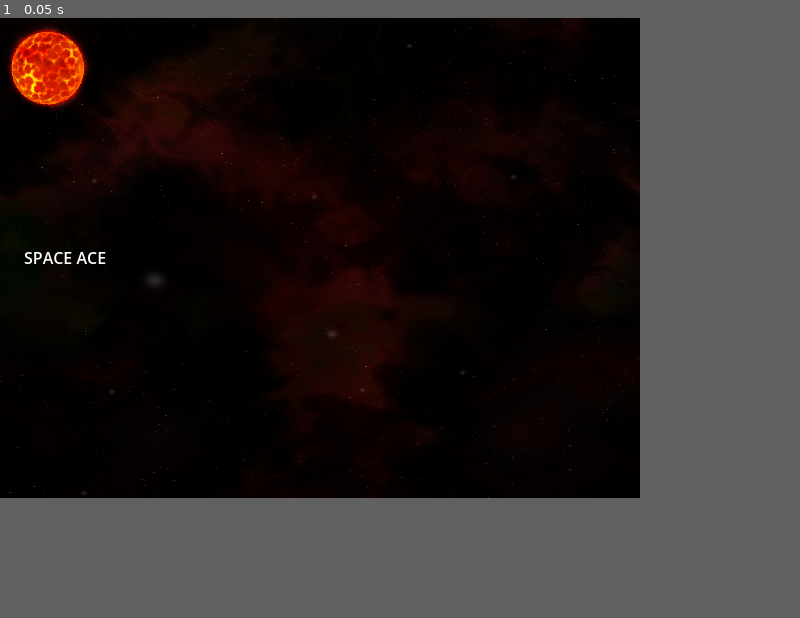
Above: before the commit, frame 1.
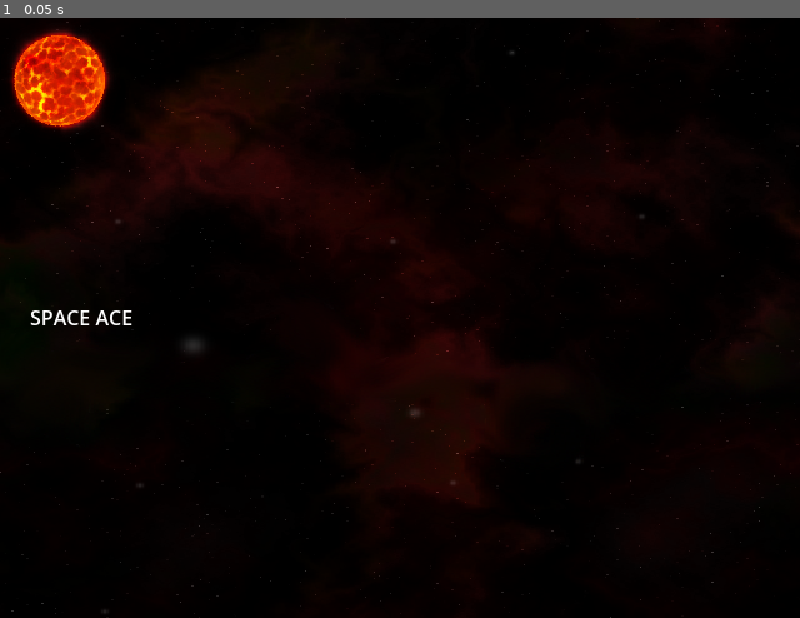
Above: after the commit, the same moment.

Repository: Mathorga/godot_training
Game: Godot game, scene res://Scenes/Main/Main.tscn
Same seed, same stepped clock (60 frames per second), same inputs: the game is played once before the commit and once after it.
Inputs:
- Up to frame 1 (0.05 s): no input
In our replay, the window is 640x480 before the commit and 800x600 after it. These sizes can differ from the game's own. Grey fills any space a smaller window leaves; there, only what the larger window draws over its background counts as a difference.

The runs differ from the first frame. In frame 1, 6.6% of the frame differs, in the area x 0-100%, y 0-100%.

Commit message:
Updated space ace project

Diff:
--- a/space_ace_starter/Scenes/Level/Level.tscn
+++ b/space_ace_starter/Scenes/Level/Level.tscn
@@ -6,18 +6,29 @@
 [ext_resource type="PackedScene" uid="uid://c8pkpg6y6ly4y" path="res://Scenes/ObjectMaker/ObjectMaker.tscn" id="4_k2uda"]
 [ext_resource type="AudioStream" uid="uid://t0l7khnjnye0" path="res://assets/sounds/loops/Mercury.wav" id="5_ksici"]
 
-[node name="Level" type="Node2D"]
+[node name="Level" type="Node2D" unique_id=44650437]
 
-[node name="ShakeCam" parent="." instance=ExtResource("2_4dwx7")]
+[node name="CanvasLayer" type="CanvasLayer" parent="." unique_id=1078715484]
+layer = -1
 
-[node name="LevelBg" parent="." instance=ExtResource("1_3hkb6")]
+[node name="BackgroundColor" type="ColorRect" parent="CanvasLayer" unique_id=902737523]
+anchors_preset = 15
+anchor_right = 1.0
+anchor_bottom = 1.0
+grow_horizontal = 2
+grow_vertical = 2
+color = Color(0, 0, 0, 1)
 
-[node name="ObjectMaker" parent="." instance=ExtResource("4_k2uda")]
+[node name="ShakeCam" parent="." unique_id=2078553448 instance=ExtResource("2_4dwx7")]
 
-[node name="Player" parent="." instance=ExtResource("3_4dwx7")]
+[node name="LevelBg" parent="." unique_id=1808205886 instance=ExtResource("1_3hkb6")]
+
+[node name="ObjectMaker" parent="." unique_id=736024470 instance=ExtResource("4_k2uda")]
+
+[node name="Player" parent="." unique_id=1399134068 instance=ExtResource("3_4dwx7")]
 position = Vector2(315, 424)
 
-[node name="Music" type="AudioStreamPlayer" parent="."]
+[node name="Music" type="AudioStreamPlayer" parent="." unique_id=1124732465]
 stream = ExtResource("5_ksici")
 volume_db = -10.0
 autoplay = true
--- a/space_ace_starter/Scenes/Main/Main.tscn
+++ b/space_ace_starter/Scenes/Main/Main.tscn
@@ -1,10 +1,10 @@
-[gd_scene load_steps=4 format=3 uid="uid://2ajn46ojd0r2"]
+[gd_scene format=3 uid="uid://2ajn46ojd0r2"]
 
 [ext_resource type="Texture2D" uid="uid://b2opofve3y3we" path="res://assets/backgrounds/GalaxyUno.png" id="1_i3fi7"]
 [ext_resource type="PackedScene" uid="uid://sqr4aejsdpl5" path="res://Scenes/Sun/Sun.tscn" id="2_o8wgc"]
 [ext_resource type="AudioStream" uid="uid://ch61rkn7lovsl" path="res://assets/sounds/loops/TitleScreen.mp3" id="4_aw1lf"]
 
-[node name="Main" type="Control"]
+[node name="Main" type="Control" unique_id=1150525829]
 process_mode = 3
 layout_mode = 3
 anchors_preset = 15
@@ -13,7 +13,7 @@
 grow_horizontal = 2
 grow_vertical = 2
 
-[node name="TextureRect" type="TextureRect" parent="."]
+[node name="TextureRect" type="TextureRect" parent="." unique_id=1900731543]
 layout_mode = 1
 anchors_preset = 15
 anchor_right = 1.0
@@ -22,7 +22,7 @@
 grow_vertical = 2
 texture = ExtResource("1_i3fi7")
 
-[node name="MC" type="MarginContainer" parent="."]
+[node name="MC" type="MarginContainer" parent="." unique_id=975965648]
 layout_mode = 1
 anchors_preset = 15
 anchor_right = 1.0
@@ -34,22 +34,22 @@
 theme_override_constants/margin_right = 24
 theme_override_constants/margin_bottom = 24
 
-[node name="Label" type="Label" parent="MC"]
+[node name="Label" type="Label" parent="MC" unique_id=1080201066]
 layout_mode = 2
 size_flags_horizontal = 0
 text = "SPACE ACE"
 
-[node name="VB" type="VBoxContainer" parent="MC"]
+[node name="VB" type="VBoxContainer" parent="MC" unique_id=574983731]
 layout_mode = 2
 size_flags_horizontal = 8
 size_flags_vertical = 4
 theme_override_constants/separation = 18
 
-[node name="Music" type="AudioStreamPlayer" parent="."]
+[node name="Music" type="AudioStreamPlayer" parent="." unique_id=1974379588]
 stream = ExtResource("4_aw1lf")
 volume_db = -20.0
 autoplay = true
 
-[node name="Sun" parent="." instance=ExtResource("2_o8wgc")]
+[node name="Sun" parent="." unique_id=1307159938 instance=ExtResource("2_o8wgc")]
 position = Vector2(48, 50)
 scale = Vector2(0.3, 0.3)
--- a/space_ace_starter/project.godot
+++ b/space_ace_starter/project.godot
@@ -30,38 +30,45 @@
 
 window/size/viewport_width=640
 window/size/viewport_height=480
+window/size/window_width_override=1600
+window/size/window_height_override=1200
 window/stretch/mode="viewport"
-
-[editor]
-
-naming/scene_name_casing=1
-naming/script_name_casing=1
 
 [input]
 
 up={
 "deadzone": 0.2,
-"events": []
+"events": [Object(InputEventKey,"resource_local_to_scene":false,"resource_name":"","device":-1,"window_id":0,"alt_pressed":false,"shift_pressed":false,"ctrl_pressed":false,"meta_pressed":false,"pressed":false,"keycode":0,"physical_keycode":87,"key_label":0,"unicode":119,"location":0,"echo":false,"script":null)
+, Object(InputEventKey,"resource_local_to_scene":false,"resource_name":"","device":-1,"window_id":0,"alt_pressed":false,"shift_pressed":false,"ctrl_pressed":false,"meta_pressed":false,"pressed":false,"keycode":0,"physical_keycode":4194320,"key_label":0,"unicode":0,"location":0,"echo":false,"script":null)
+]
 }
 down={
 "deadzone": 0.2,
-"events": []
+"events": [Object(InputEventKey,"resource_local_to_scene":false,"resource_name":"","device":-1,"window_id":0,"alt_pressed":false,"shift_pressed":false,"ctrl_pressed":false,"meta_pressed":false,"pressed":false,"keycode":0,"physical_keycode":83,"key_label":0,"unicode":115,"location":0,"echo":false,"script":null)
+, Object(InputEventKey,"resource_local_to_scene":false,"resource_name":"","device":-1,"window_id":0,"alt_pressed":false,"shift_pressed":false,"ctrl_pressed":false,"meta_pressed":false,"pressed":false,"keycode":0,"physical_keycode":4194322,"key_label":0,"unicode":0,"location":0,"echo":false,"script":null)
+]
 }
 left={
 "deadzone": 0.2,
-"events": []
+"events": [Object(InputEventKey,"resource_local_to_scene":false,"resource_name":"","device":-1,"window_id":0,"alt_pressed":false,"shift_pressed":false,"ctrl_pressed":false,"meta_pressed":false,"pressed":false,"keycode":0,"physical_keycode":65,"key_label":0,"unicode":97,"location":0,"echo":false,"script":null)
+, Object(InputEventKey,"resource_local_to_scene":false,"resource_name":"","device":-1,"window_id":0,"alt_pressed":false,"shift_pressed":false,"ctrl_pressed":false,"meta_pressed":false,"pressed":false,"keycode":0,"physical_keycode":4194319,"key_label":0,"unicode":0,"location":0,"echo":false,"script":null)
+]
 }
 right={
 "deadzone": 0.2,
-"events": []
+"events": [Object(InputEventKey,"resource_local_to_scene":false,"resource_name":"","device":-1,"window_id":0,"alt_pressed":false,"shift_pressed":false,"ctrl_pressed":false,"meta_pressed":false,"pressed":false,"keycode":0,"physical_keycode":68,"key_label":0,"unicode":100,"location":0,"echo":false,"script":null)
+, Object(InputEventKey,"resource_local_to_scene":false,"resource_name":"","device":-1,"window_id":0,"alt_pressed":false,"shift_pressed":false,"ctrl_pressed":false,"meta_pressed":false,"pressed":false,"keycode":0,"physical_keycode":4194321,"key_label":0,"unicode":0,"location":0,"echo":false,"script":null)
+]
 }
 shoot={
 "deadzone": 0.2,
-"events": []
+"events": [Object(InputEventKey,"resource_local_to_scene":false,"resource_name":"","device":-1,"window_id":0,"alt_pressed":false,"shift_pressed":false,"ctrl_pressed":false,"meta_pressed":false,"pressed":false,"keycode":0,"physical_keycode":32,"key_label":0,"unicode":32,"location":0,"echo":false,"script":null)
+]
 }
 exit={
 "deadzone": 0.2,
-"events": []
+"events": [Object(InputEventKey,"resource_local_to_scene":false,"resource_name":"","device":-1,"window_id":0,"alt_pressed":false,"shift_pressed":false,"ctrl_pressed":false,"meta_pressed":false,"pressed":false,"keycode":0,"physical_keycode":4194305,"key_label":0,"unicode":0,"location":0,"echo":false,"script":null)
+]
 }
 
 [layer_names]
@@ -77,4 +84,3 @@
 
 textures/canvas_textures/default_texture_filter=0
 renderer/rendering_method="mobile"
-environment/defaults/default_clear_color=Color(0, 0, 0, 1)
Not shown: 1 places in space_ace_starter/Scenes/Level/Level.tscn that only renumber resources
